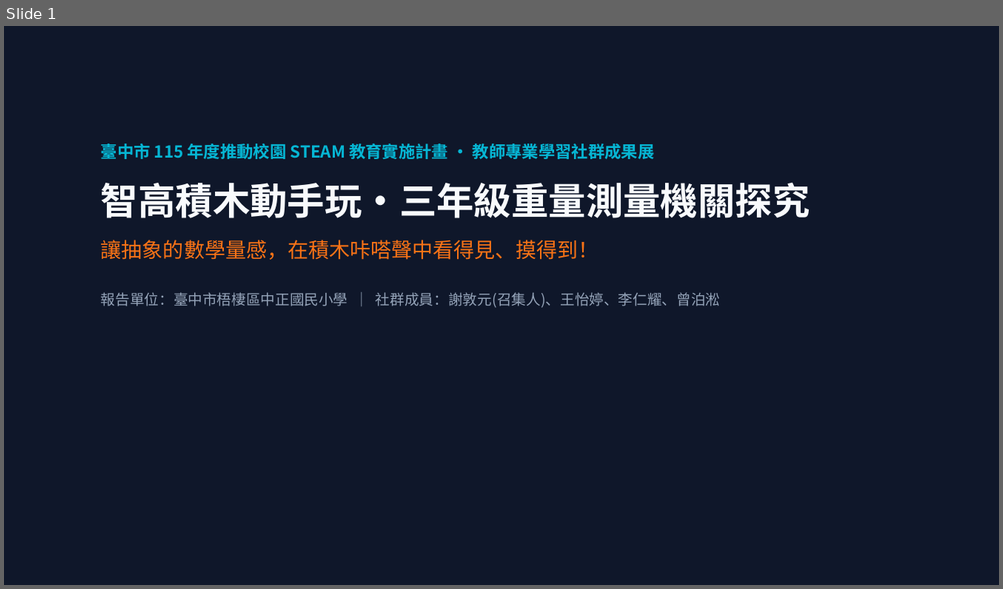
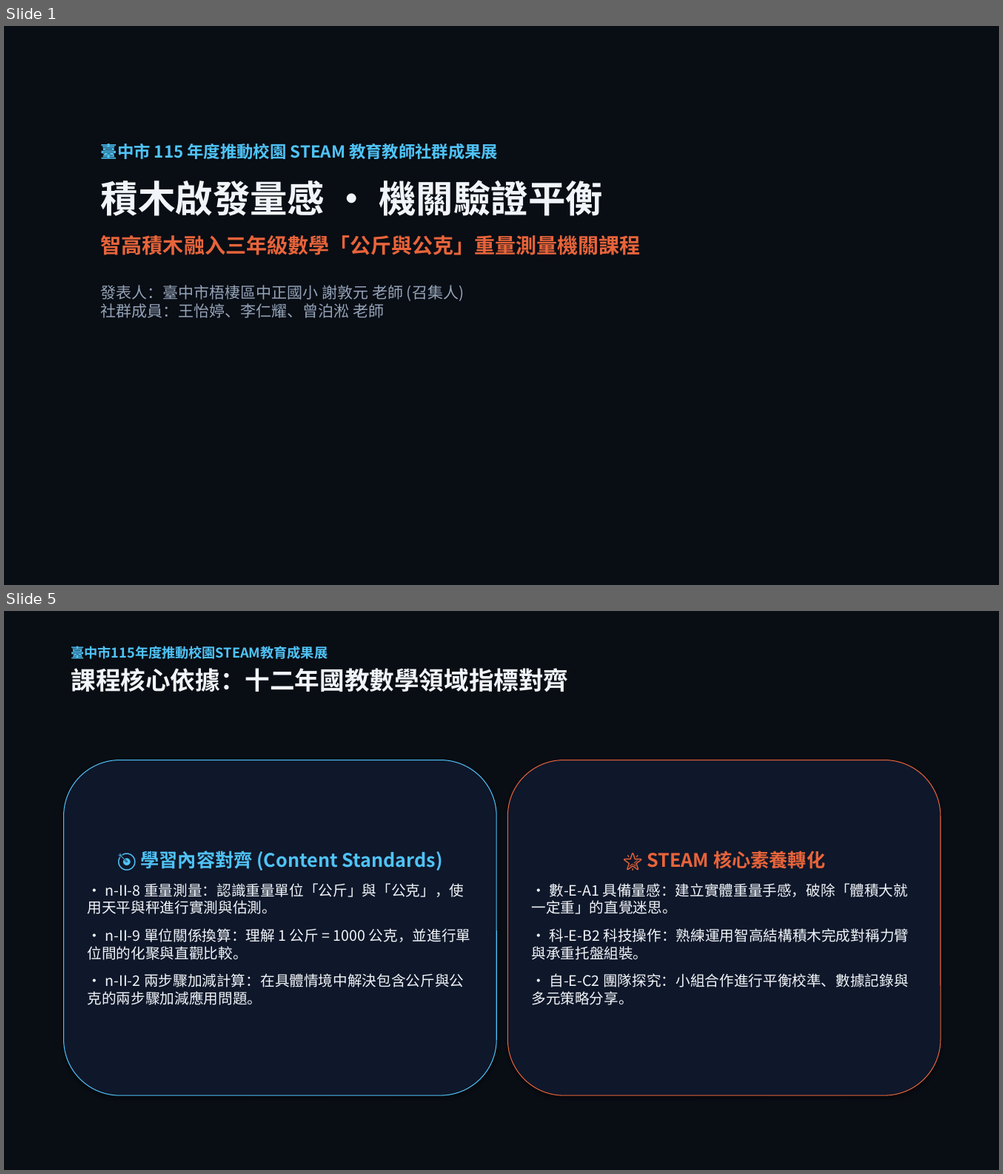
Before and after one commit to asc103138/steam-community-docs, a slide deck: 成果展繳交資料/臺中市梧棲區中正國小_STEAM成果展_5分鐘現場分享會簡報.pptx. Shown one above the other, each under a label of ours: slide 1 before the commit, slides 1 and 5 after it; the slides between them are not shown. The pictures are 1003x589 and 1003x1174 pixels, drawn with LibreOffice and Linux fonts; fonts in the diff are those of the drawing. Boxes give left, top, right and bottom in pixels: in the first picture for what was removed or moved away, otherwise in the second. Text is boxed around its words. In the diff, an @@ line names an element or a change of style, - is before the commit and + after.

Commit message:
feat: 擴增 115年度成果展 5分鐘分享會簡報為 16 頁 Reveal.js 精裝版與相關講稿檔案

```diff
--- a/成果展繳交資料/臺中市梧棲區中正國小_STEAM成果展_5分鐘現場分享會簡報.pptx
+++ b/成果展繳交資料/臺中市梧棲區中正國小_STEAM成果展_5分鐘現場分享會簡報.pptx
@@ slide 5 added at (4,611,999,1170), background #FFFFFF @@
@@ rectangle added at (4,611,999,1170), fill #090D14 @@
@@ text added at (71,646,569,692), 13 pt, text #4FC3F7, bold @@
+臺中市115年度推動校園STEAM教育成果展
+課程核心依據：十二年國教數學領域指標對齊
@@ rounded rectangle added at (64,760,496,1096), fill #0F172A, outline #4FC3F7 0.75 pt, 14 pt, text #F1F5F9 @@
+🎯 學習內容對齊 (Content Standards)
+• n-II-8 重量測量：認識重量單位「公斤」與「公克」，使用天平與秤進行實測與估測。
+• n-II-9 單位關係換算：理解 1 公斤 = 1000 公克，並進行單位間的化聚與直觀比較。
+• n-II-2 兩步驟加減計算：在具體情境中解決包含公斤與公克的兩步驟加減應用問題。
@@ rounded rectangle added at (508,760,940,1096), fill #0F172A, outline #E8643A 0.75 pt, 14 pt, text #F1F5F9 @@
+🌟 STEAM 核心素養轉化
+• 數-E-A1 具備量感：建立實體重量手感，破除「體積大就一定重」的直覺迷思。
+• 科-E-B2 科技操作：熟練運用智高結構積木完成對稱力臂與承重托盤組裝。
+• 自-E-C2 團隊探究：小組合作進行平衡校準、數據記錄與多元策略分享。
@@ slide 1 changed as well @@
@@ rectangle at (4,26,999,585): fill #0F172A to #090D14 @@
@@ text at (101,144,640,318): text changed; size 14 to 15 pt; bold on @@
-臺中市 115 年度推動校園 STEAM 教育實施計畫 · 教師專業學習社群成果展
-智高積木動手玩·三年級重量測量機關探究
-讓抽象的數學量感，在積木咔嗒聲中看得見、摸得到！
-報告單位：臺中市梧棲區中正國民小學 ｜ 社群成員：謝敦元(召集人)、王怡婷、李仁耀、曾泊淞
+臺中市 115 年度推動校園 STEAM 教育教師社群成果展
+積木啟發量感 · 機關驗證平衡
+智高積木融入三年級數學「公斤與公克」重量測量機關課程
+發表人：臺中市梧棲區中正國小 謝敦元 老師 (召集人)
+社群成員：王怡婷、李仁耀、曾泊淞 老師
```
Also in this commit, not shown: 14 other slides added, 6 slides removed, 10 other files.
